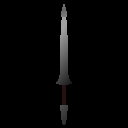
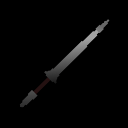
Layer changes from the first 128 x 128 image to the second:
painted on "LanceBase" over [19, 4, 110, 125]
